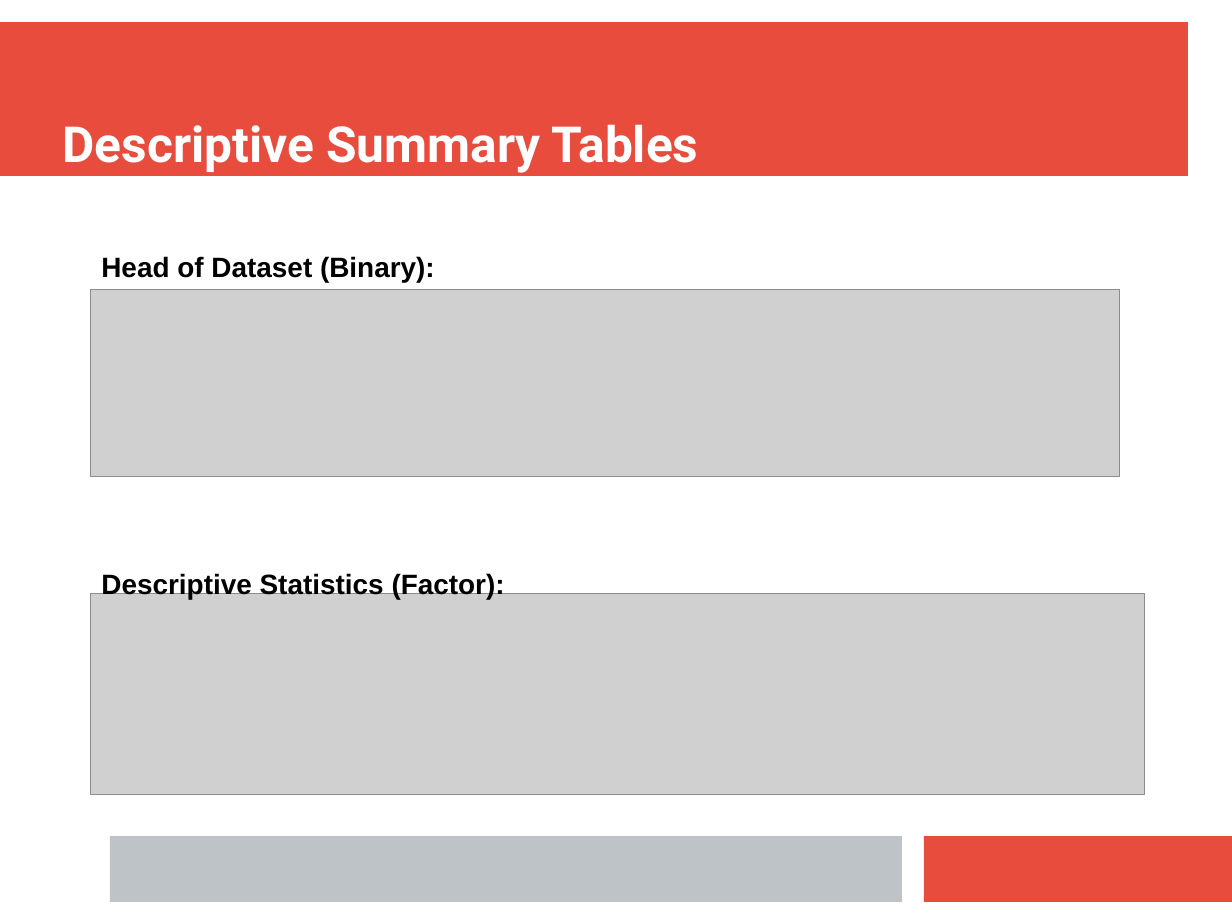
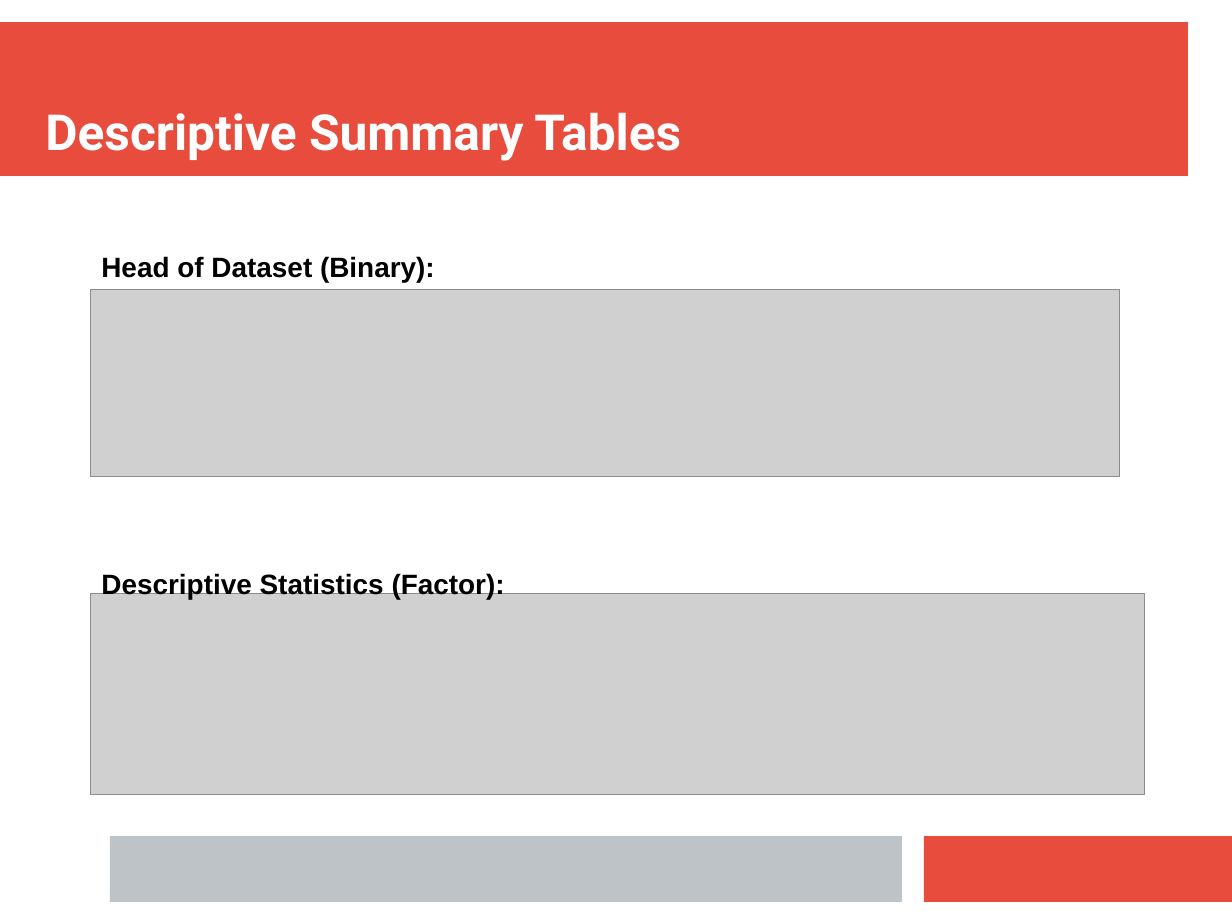
Before and after one commit to tim-kirkbride/BayesianAssignment, a slide deck: slide 5 of Presentation.pptx. Drawn at 1232x924 pixels with LibreOffice and Linux fonts; fonts in the diff are those of the drawing; grey boxes stand for pictures. Boxes give left, top, right and bottom in pixels: in the first picture for what was removed or moved away, otherwise in the second. Text is boxed around its words. In the diff, an @@ line names an element or a change of style, - is before the commit and + after.

```diff
--- a/Presentation.pptx
+++ b/Presentation.pptx
@@ text "Descriptive Summary Tables": place and size @@
-text "Descriptive Summary Tables" at (63,124,699,173)
+text "Descriptive Summary Tables" at (45,112,681,161)
```
Also in this commit, not shown: 1 slide added, 1 slide removed.
